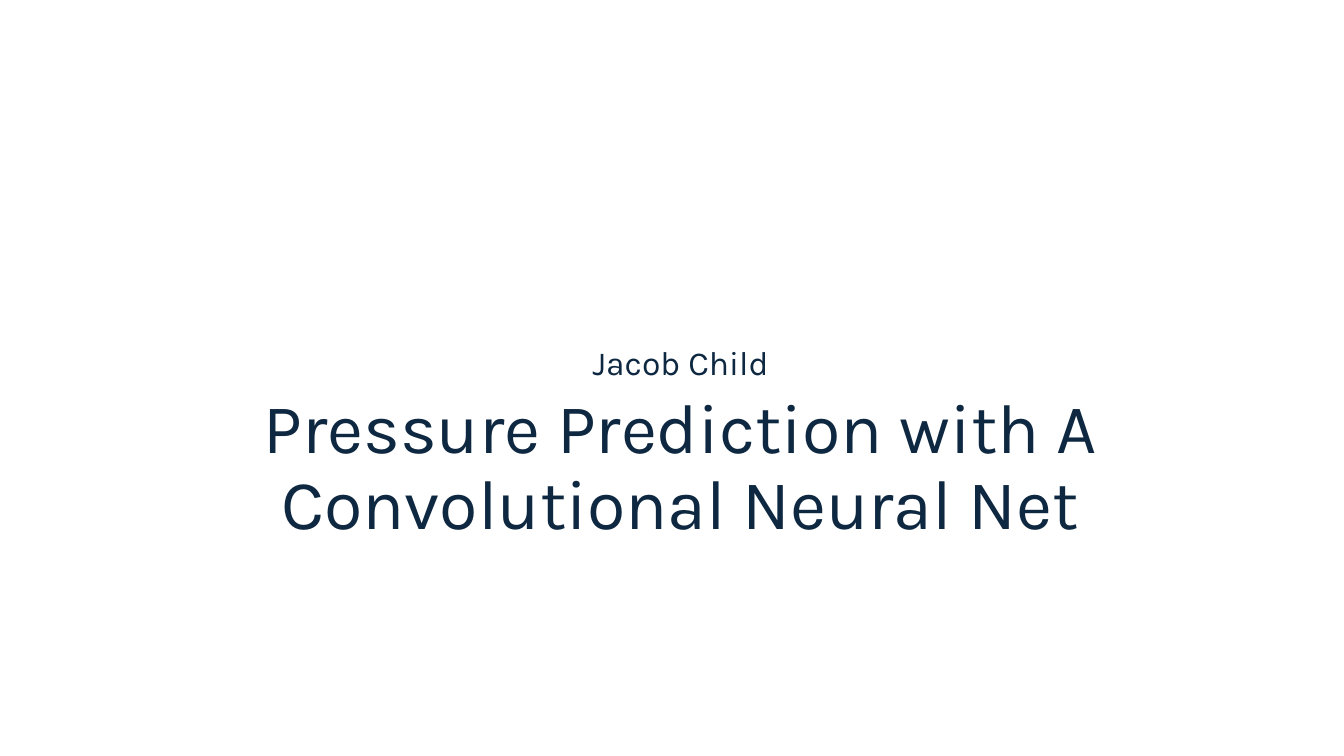
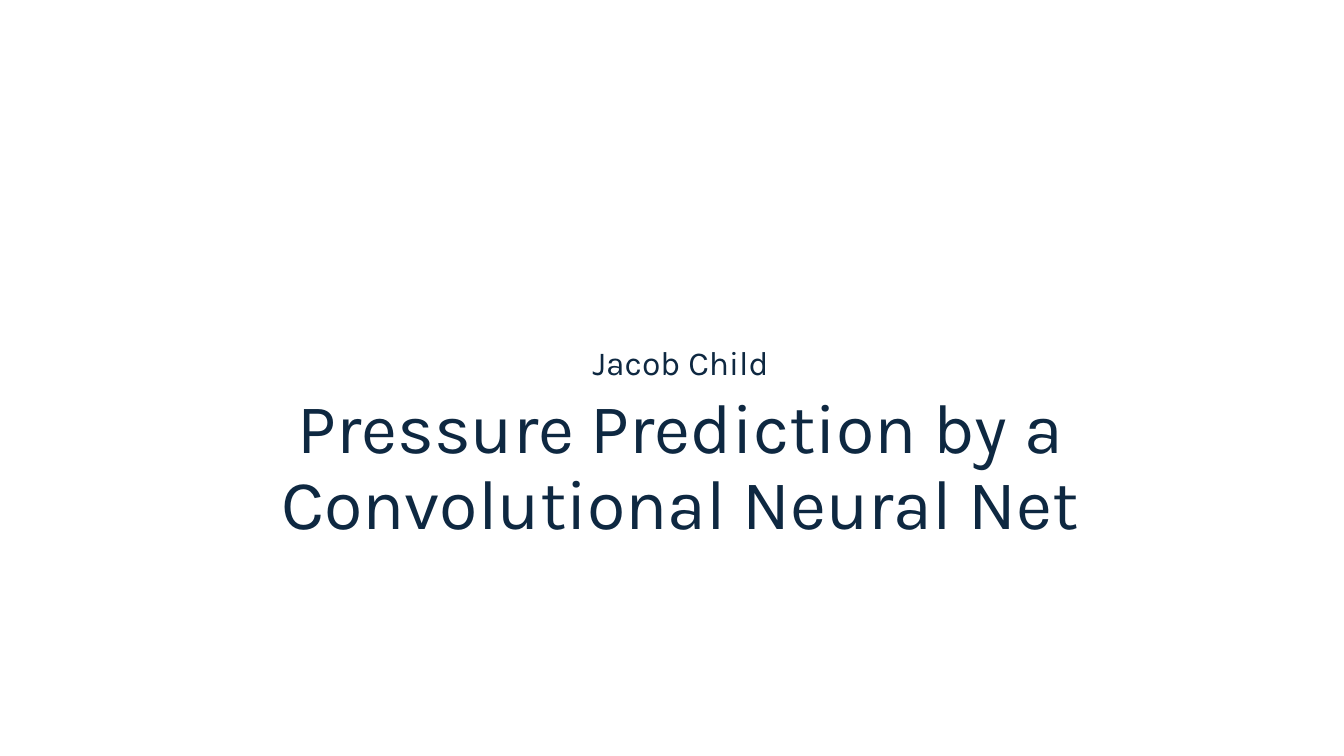
Before and after one commit to JacobChild/DeepLearning, a slide deck: slide 1 of Pressure_Prediction_Project/PressPredProjPres.pptx. Drawn at 1344x756 pixels with LibreOffice and Linux fonts; fonts in the diff are those of the drawing; background and template pictures are left out. Boxes give left, top, right and bottom in pixels: in the first picture for what was removed or moved away, otherwise in the second. Text is boxed around its words. In the diff, an @@ line names an element or a change of style, - is before the commit and + after.

```diff
--- a/Pressure_Prediction_Project/PressPredProjPres.pptx
+++ b/Pressure_Prediction_Project/PressPredProjPres.pptx
@@ title at [281,404,1079,530]: text changed @@
-Pressure Prediction with A Convolutional Neural Net
+Pressure Prediction by a Convolutional Neural Net
```
Also in this commit, not shown: 4 slides added, 29 other files.
